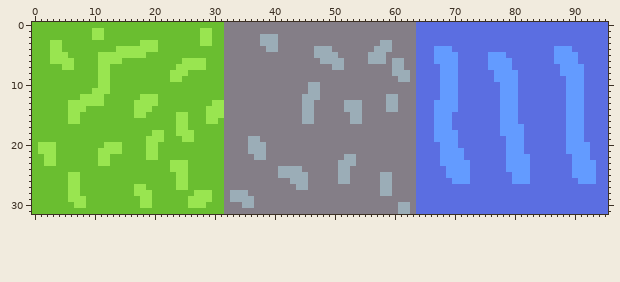
Two versions of one sprite sheet, assets/textures/tiles.png. The picture above is the old version.
The file is 96x32 pixels.
After the commit:
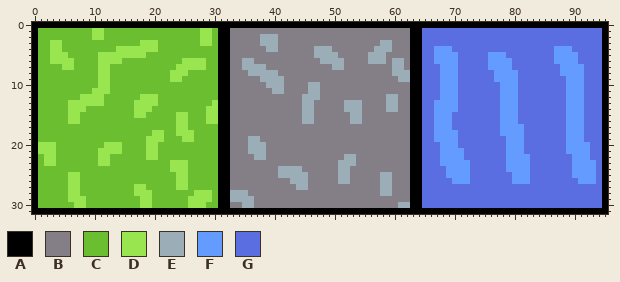
Palette (. is transparent): A #000000  B #847e87  C #6abe30  D #99e550  E #9badb7  F #639bff  G #5b6ee1
The exact change:
Changed rows in their new state; - is an unchanged pixel.
first column x 0:
 0 AAAAAAAAAAAAAAAAAAAAAAAAAAAAAAAAAAAAAAAAAAAAAAAAAAAAAAAAAAAAAAAAAAAAAAAAAAAAAAAAAAAAAAAAAAAAAAAA
 1 A------------------------------AA------------------------------AA------------------------------A
 2 A------------------------------AA------------------------------AA------------------------------A
 3 A------------------------------AA------------------------------AA------------------------------A
 4 A------------------------------AA------------------------------AA------------------------------A
 5 A------------------------------AA------------------------------AA------------------------------A
 6 A------------------------------AA--EE--------------------------AA------------------------------A
 7 A------------------------------AA--EEEE------------------------AA------------------------------A
 8 A------------------------------AA---EEEEE----------------------AA------------------------------A
 9 A------------------------------AA-----EEEE---------------------AA------------------------------A
10 A------------------------------AA------EEE---------------------AA------------------------------A
11 A------------------------------AA-------EE---------------------AA------------------------------A
12 A------------------------------AA------------------------------AA------------------------------A
13 A------------------------------AA------------------------------AA------------------------------A
14 A------------------------------AA------------------------------AA------------------------------A
15 A------------------------------AA------------------------------AA------------------------------A
16 A------------------------------AA------------------------------AA------------------------------A
17 A------------------------------AA------------------------------AA------------------------------A
18 A------------------------------AA------------------------------AA------------------------------A
19 A------------------------------AA------------------------------AA------------------------------A
20 A------------------------------AA------------------------------AA------------------------------A
21 A------------------------------AA------------------------------AA------------------------------A
22 A------------------------------AA------------------------------AA------------------------------A
23 A------------------------------AA------------------------------AA------------------------------A
24 A------------------------------AA------------------------------AA------------------------------A
25 A------------------------------AA------------------------------AA------------------------------A
26 A------------------------------AA------------------------------AA------------------------------A
27 A------------------------------AA------------------------------AA------------------------------A
28 A------------------------------AA------------------------------AA------------------------------A
29 A------------------------------AA------------------------------AA------------------------------A
30 A------------------------------AA------------------------------AA------------------------------A
31 AAAAAAAAAAAAAAAAAAAAAAAAAAAAAAAAAAAAAAAAAAAAAAAAAAAAAAAAAAAAAAAAAAAAAAAAAAAAAAAAAAAAAAAAAAAAAAAA
Where, in picture pixels (left, top, right, bottom), the same in both pictures:
changed: (32, 22, 608, 214)
